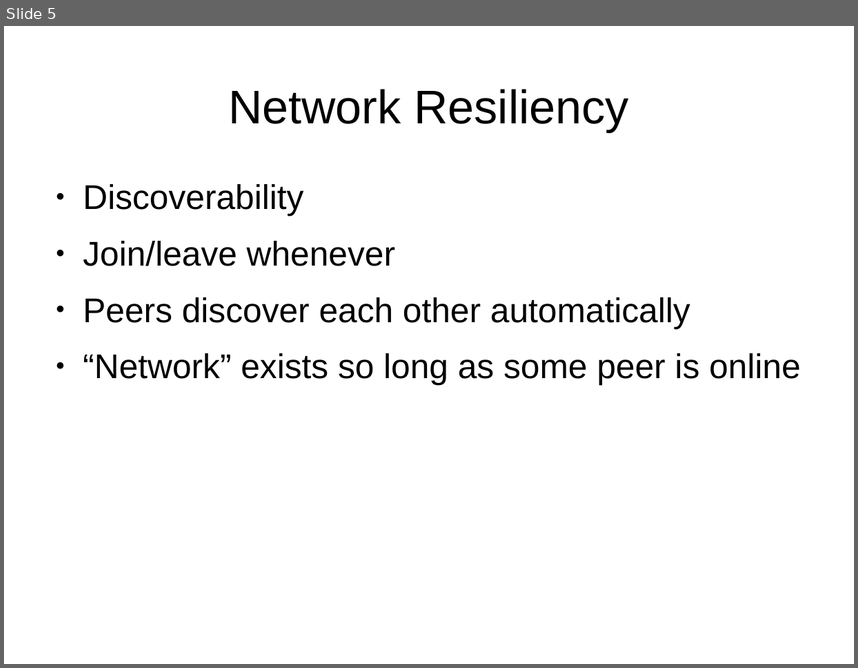
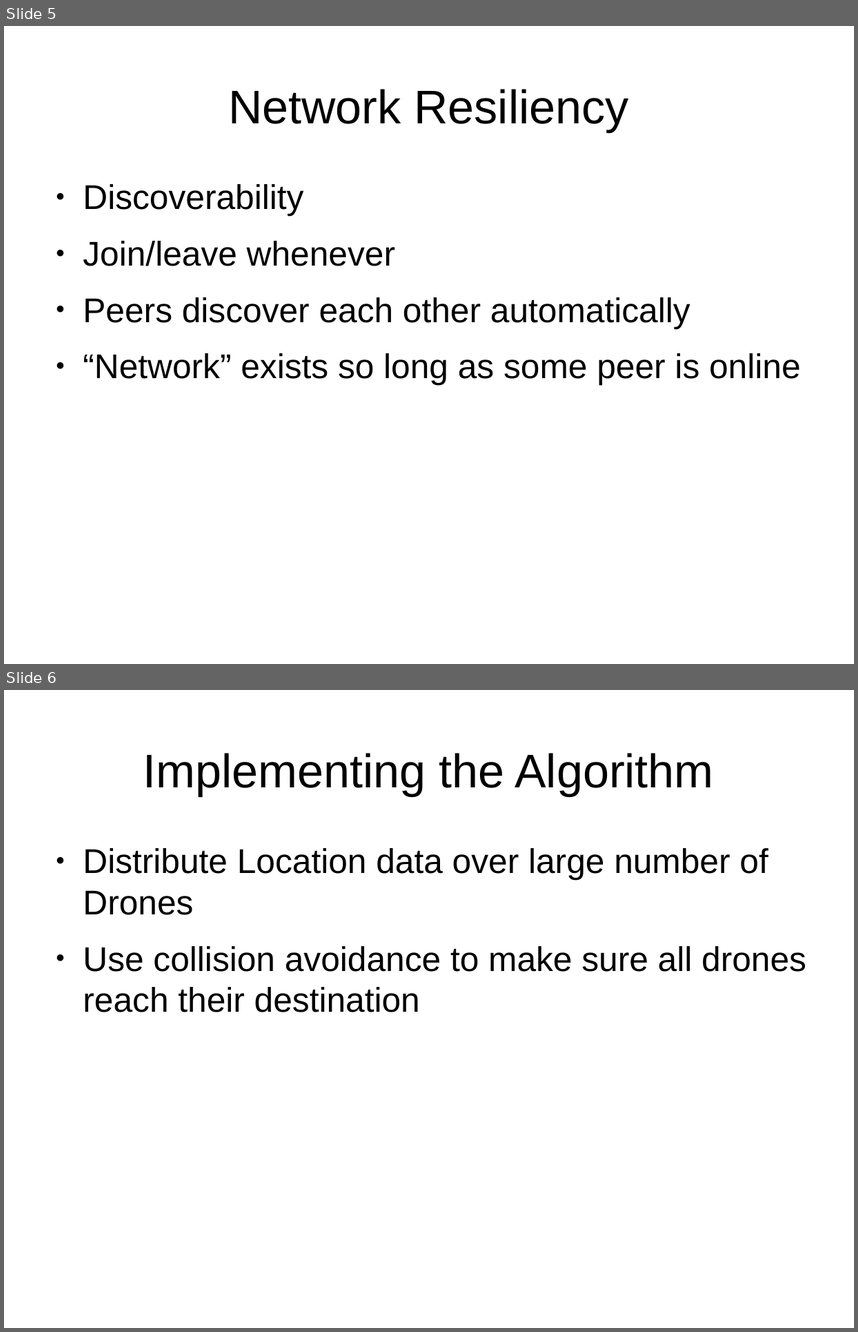
Before and after one commit to andrewazores/Capstone, a slide deck: documentation/problem_statement_presentation.odp. Shown one above the other, each under a label of ours: slide 5 before the commit, slides 5 and 6 after it. The pictures are 858x668 and 858x1332 pixels, drawn with LibreOffice and Linux fonts; fonts in the diff are those of the drawing. Boxes give left, top, right and bottom in pixels: in the first picture for what was removed or moved away, otherwise in the second. Text is boxed around its words. In the diff, an @@ line names an element or a change of style, - is before the commit and + after.

Commit message:
Edit Problem Statement
changed presentation to focus more on the algorithm instead of the application
added skynet picture
added further explanation of what we are actually doing

```diff
--- a/documentation/problem_statement_presentation.odp
+++ b/documentation/problem_statement_presentation.odp
@@ slide 6 added at bbox=[4, 690, 854, 1328], background #FFFFFF @@
@@ title added at bbox=[143, 753, 713, 796], 44 pt, text #000000 @@
+Implementing the Algorithm
@@ text added at bbox=[83, 848, 806, 1012], 32 pt, text #000000 @@
+● Distribute Location data over large number of Drones
+● Use collision avoidance to make sure all drones reach their destination
```
Also in this commit, not shown: 4 slides changed, 3 other slides added, 3 slides removed.
